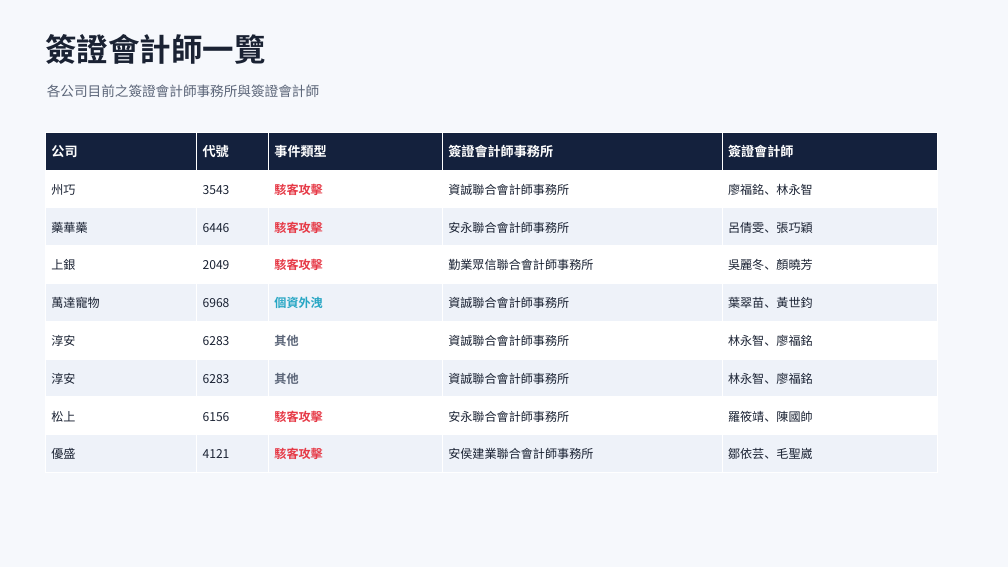
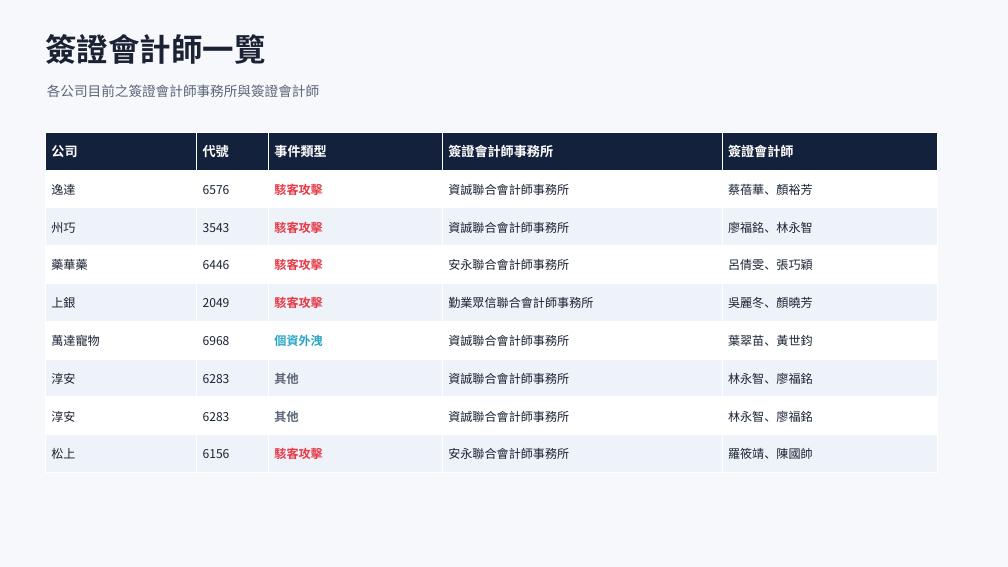
Before and after one commit to Johnnylin77/mops-isec-monitor, a slide deck: slide 4 of 資安事件因應分析.pptx. Drawn at 1008x567 pixels with LibreOffice and Linux fonts; fonts in the diff are those of the drawing. Boxes give left, top, right and bottom in pixels: in the first picture for what was removed or moved away, otherwise in the second. Text is boxed around its words. In the diff, an @@ line names an element or a change of style, - is before the commit and + after.

```diff
--- a/資安事件因應分析.pptx
+++ b/資安事件因應分析.pptx
@@ table at <box>45,132,938,473</box> @@
+row 2: 逸達 | 6576 | 駭客攻擊 | 資誠聯合會計師事務所 | 蔡蓓華、顏裕芳
-row 9: 優盛 | 4121 | 駭客攻擊 | 安侯建業聯合會計師事務所 | 鄒依芸、毛聖崴
```
Also in this commit, not shown: 5 other slides changed, 2 other files.
